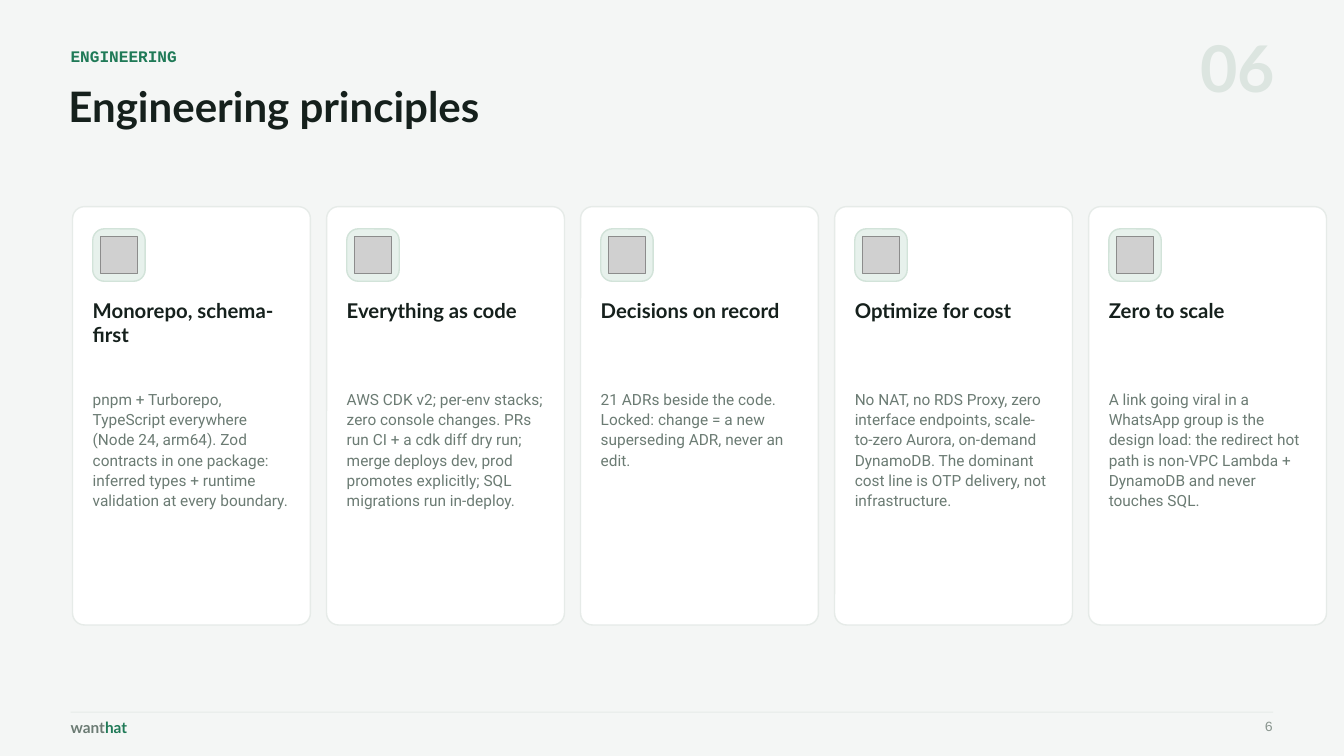
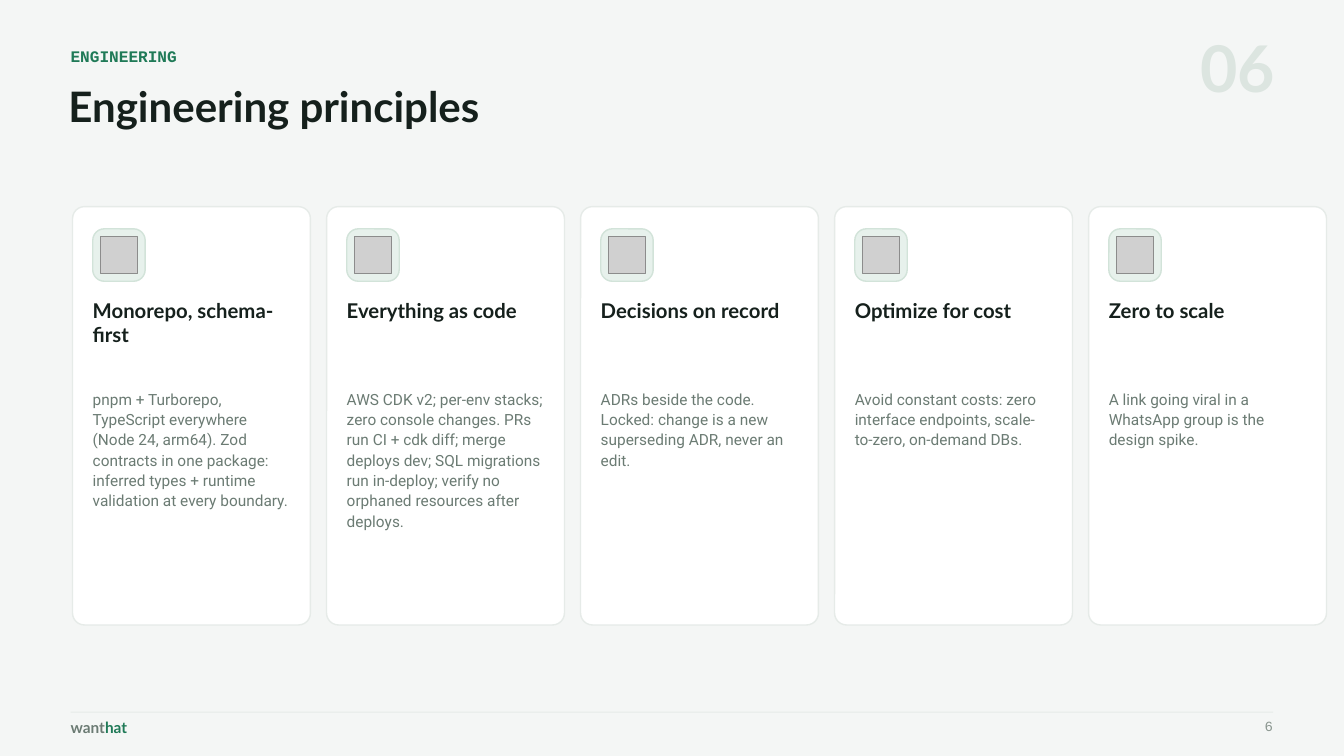
Before and after one commit to wanthat-app/monorepo, a slide deck: slide 6 of slides/wanthat-presentation.pptx. Drawn at 1344x756 pixels with LibreOffice and Linux fonts; fonts in the diff are those of the drawing; grey boxes stand for pictures. Boxes give left, top, right and bottom in pixels: in the first picture for what was removed or moved away, otherwise in the second. Text is boxed around its words. In the diff, an @@ line names an element or a change of style, - is before the commit and + after.

```diff
--- a/slides/wanthat-presentation.pptx
+++ b/slides/wanthat-presentation.pptx
@@ text at [347, 393, 543, 530]: text changed @@
-AWS CDK v2; per-env stacks; zero console changes. PRs run CI + a cdk diff dry run; merge deploys dev, prod promotes explicitly; SQL migrations run in-deploy.
+AWS CDK v2; per-env stacks; zero console changes. PRs run CI + cdk diff; merge deploys dev; SQL migrations run in-deploy; verify no orphaned resources after deploys.
@@ text at [601, 393, 784, 466]: text changed @@
-21 ADRs beside the code. Locked: change = a new superseding ADR, never an edit.
+ADRs beside the code. Locked: change is a new superseding ADR, never an edit.
@@ text at [855, 393, 1036, 447]: text changed @@
-No NAT, no RDS Proxy, zero interface endpoints, scale-to-zero Aurora, on-demand DynamoDB. The dominant cost line is OTP delivery, not infrastructure.
+Avoid constant costs: zero interface endpoints, scale-to-zero, on-demand DBs.
@@ text at [1109, 393, 1265, 448]: text changed @@
-A link going viral in a WhatsApp group is the design load: the redirect hot path is non-VPC Lambda + DynamoDB and never touches SQL.
+A link going viral in a WhatsApp group is the design spike.
```
Also in this commit, not shown: 6 other slides changed, 8 slides added, 3 other files.
